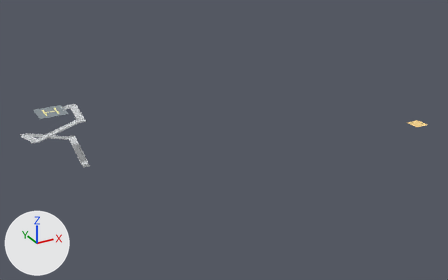
Two versions of the glTF model public/models/mundo-aeroporto.glb, one commit apart.
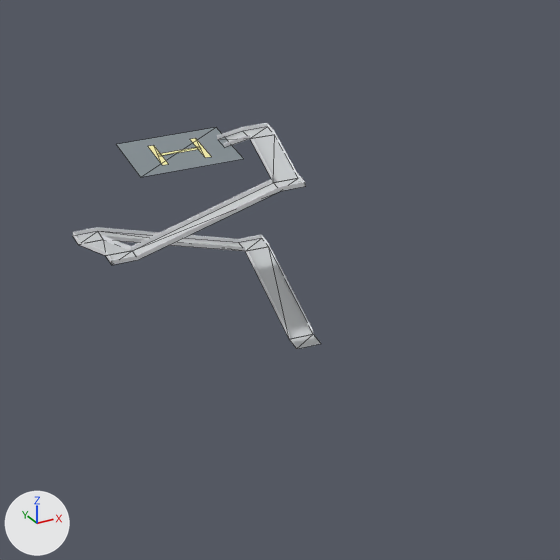
Each version is shown from a 50 mm lens placed at (381.0, 938.0, 241.0), pointed at (615.0, 1364.0, 28.0), then close up on the part from 0% to 35% of the width and 25% to 81% of the height. Lighting does not change. The marker at lower left points along +X, +Y and +Z. The first two pictures are the older version. The close-ups show mesh edges as thin lines. Where no turn or scale is listed for an object, it has been applied to the vertices.

Script lines for the objects in view, before the commit:
```python
me_rampa_do_heliponto = bpy.data.meshes.new('Rampa do heliponto')
me_rampa_do_heliponto.from_pydata(...)  # 4 vertices, 2 faces; spans x 505.2..511.2, y 1418.2..1452.2, z 7.4..17.6
me_rampa_do_heliponto.materials.append(mat_asfalto_e_marcacoes)
me_rampa_do_heliponto_003 = bpy.data.meshes.new('Rampa do heliponto.003')
me_rampa_do_heliponto_003.from_pydata(...)  # 4 vertices, 2 faces; spans x 471.2..505.2, y 1412.2..1418.2, z 38.0..48.2
me_rampa_do_heliponto_003.materials.append(mat_asfalto_e_marcacoes)
me_rampa_do_heliponto_004 = bpy.data.meshes.new('Rampa do heliponto.004')
me_rampa_do_heliponto_004.from_pydata(...)  # 4 vertices, 2 faces; spans x 505.2..511.2, y 1418.2..1435.6, z 48.2..53.4
me_rampa_do_heliponto_004.materials.append(mat_asfalto_e_marcacoes)
ob_rampa_do_heliponto = bpy.data.objects.new('Rampa do heliponto', me_rampa_do_heliponto)
ob_rampa_do_heliponto.location = (0.0, 0.0, 0.0)
ob_rampa_do_heliponto_003 = bpy.data.objects.new('Rampa do heliponto.003', me_rampa_do_heliponto_003)
ob_rampa_do_heliponto_003.location = (0.0, 0.0, 0.0)
ob_rampa_do_heliponto_004 = bpy.data.objects.new('Rampa do heliponto.004', me_rampa_do_heliponto_004)
ob_rampa_do_heliponto_004.location = (0.0, 0.0, 0.0)
# also in view: 'Guarda-corpo da rampa' at (488.0, 1435.0, 31.0); 'Heliponto' at (488.0, 1435.0, 53.0)
```
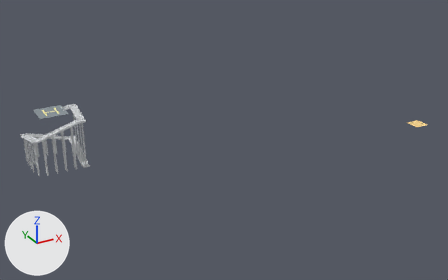
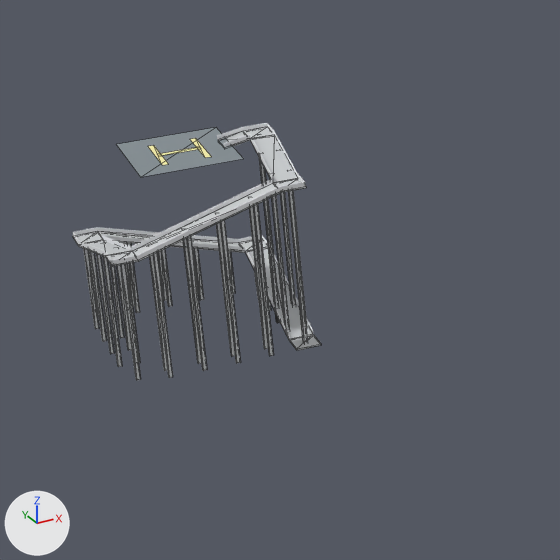
The change, as a list of edits to the scene's bpy script:
```text
Add me_estrutura_da_rampa:
    me_estrutura_da_rampa.from_pydata(...)  # 364 vertices, 522 faces; spans x 465.2..511.2, y 1412.2..1458.2, z 6.6..53.4
    me_estrutura_da_rampa.materials.append(mat_asfalto_e_marcacoes)
Add ob_estrutura_da_rampa:
    ob_estrutura_da_rampa = bpy.data.objects.new('Estrutura da rampa', me_estrutura_da_rampa)
    ob_estrutura_da_rampa.location = (0.0, 0.0, 0.0)
```

Changed parts and their boxes [x1, y1, x2, y2] in the close-ups (560 x 560 px):
'Estrutura da rampa', added
    after: [73, 139, 321, 380]
